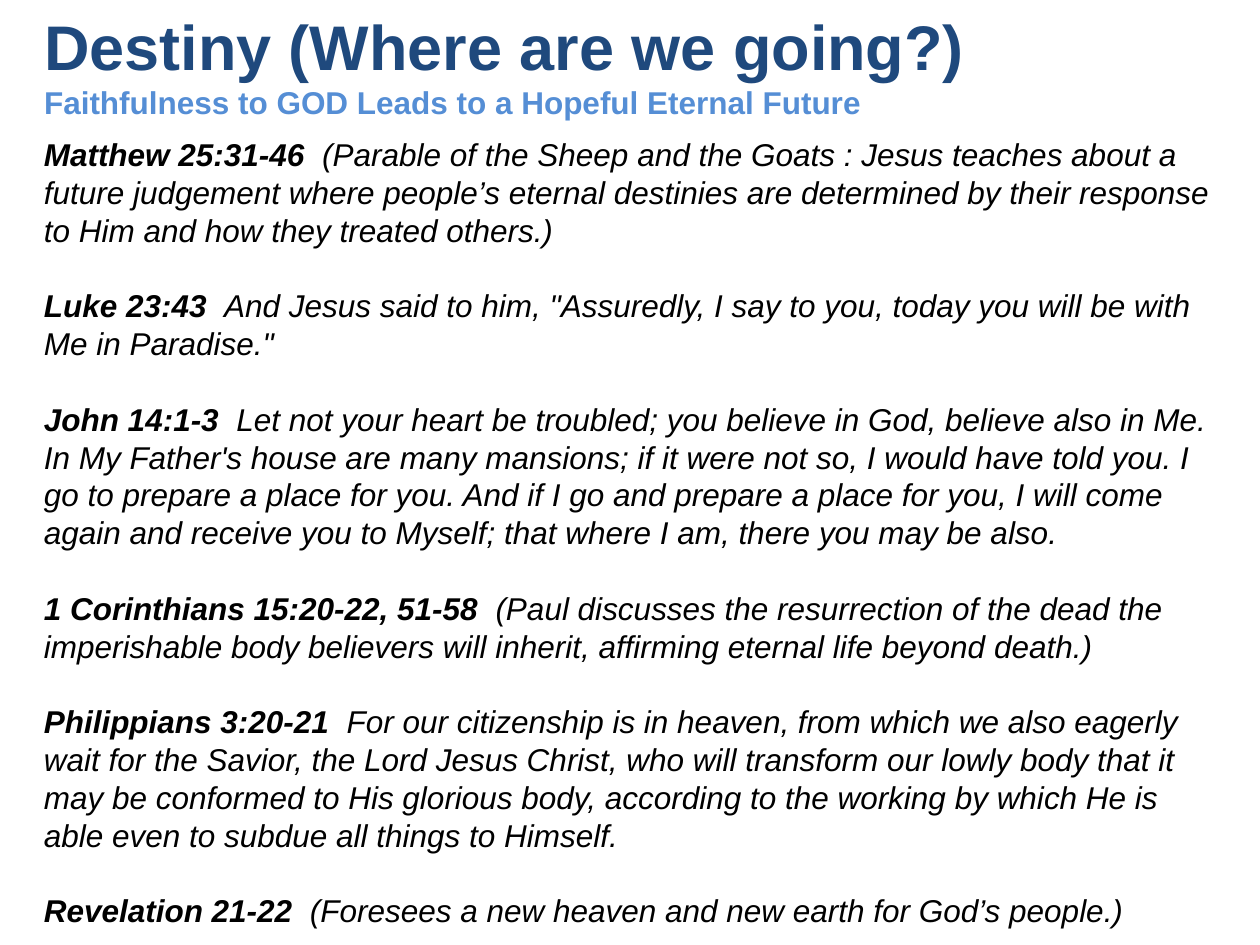
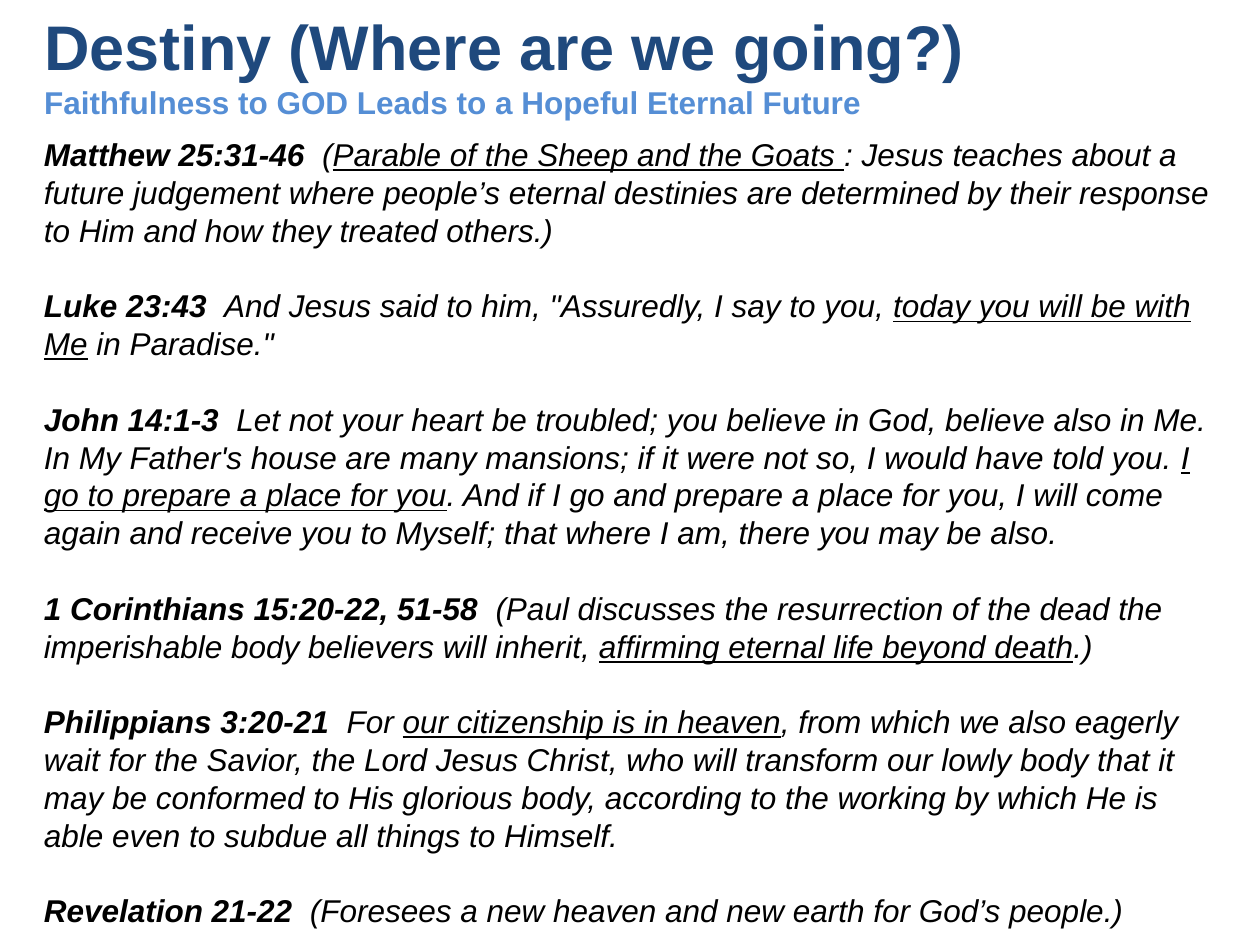
Before and after one commit to UsefulEngines/EvangelismPublic, a slide deck: slide 10 of 2024-Q4/2024-12-08/2024-12-08-Psalms.pptx. Drawn at 1260x945 pixels with LibreOffice and Linux fonts; fonts in the diff are those of the drawing. Boxes give left, top, right and bottom in pixels: in the first picture for what was removed or moved away, otherwise in the second. Text is boxed around its words. In the diff, an @@ line names an element or a change of style, - is before the commit and + after.

```diff
--- a/2024-Q4/2024-12-08/2024-12-08-Psalms.pptx
+++ b/2024-Q4/2024-12-08/2024-12-08-Psalms.pptx
@@ text at <box>44,143,1209,853</box>: underline on in "(Parable of the Sheep and the Goats", "today you will be with Me", "I go to prepare a place for ...", "affirming eternal life beyond death.)" and 1 more places @@
```
Also in this commit, not shown: 2 other slides changed, 1 other file.
